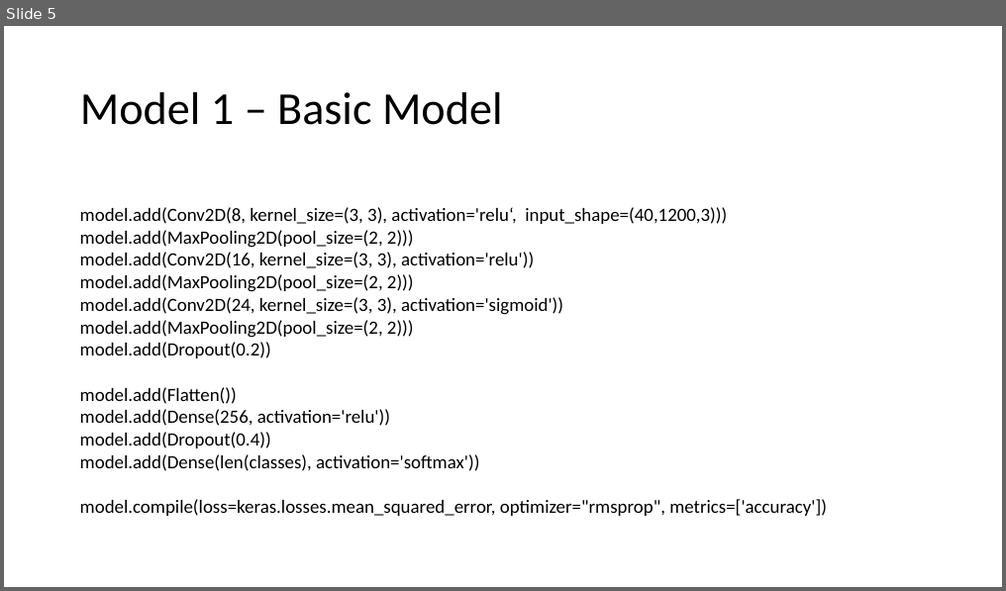
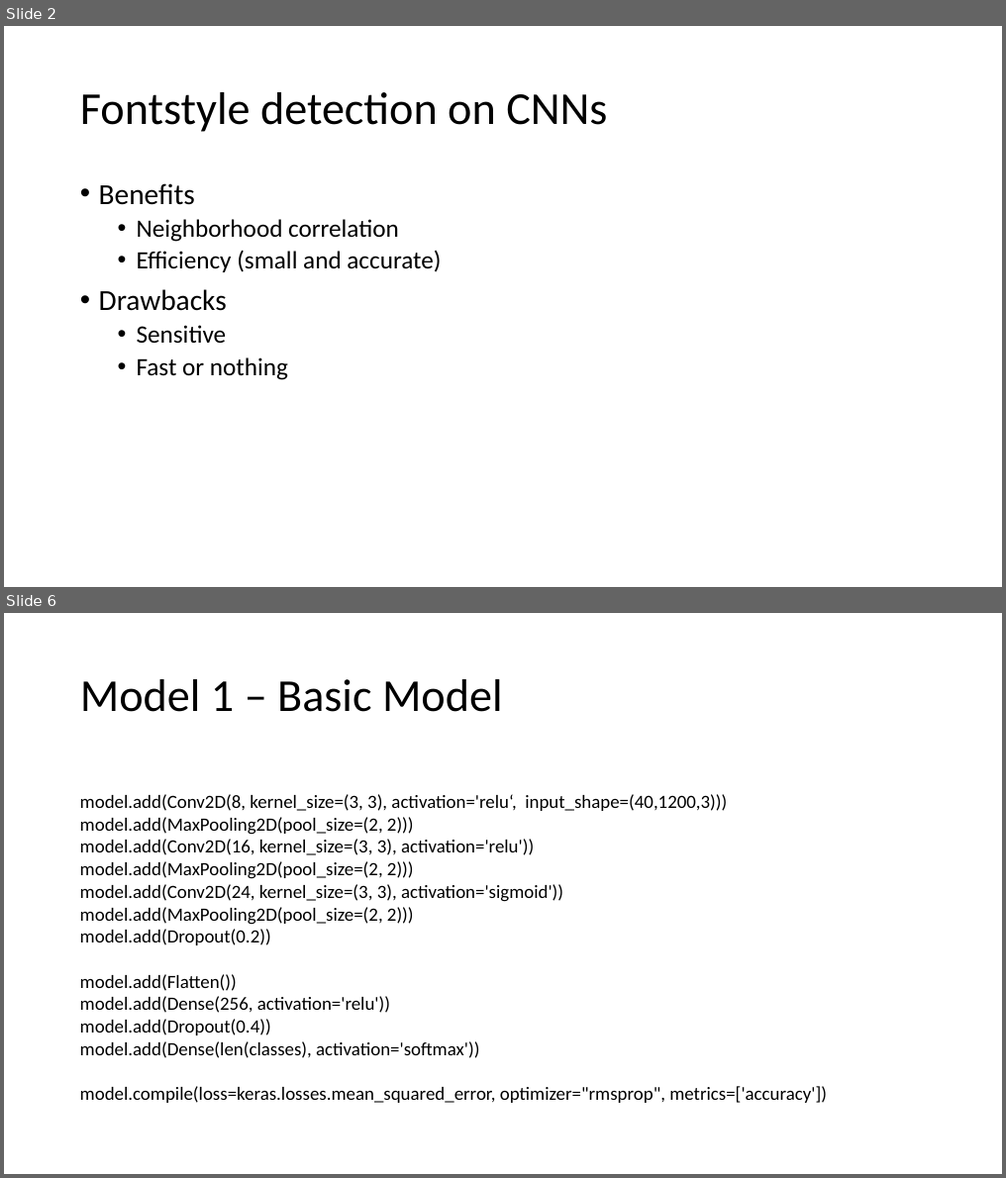
Before and after one commit to alex-ta/Fontinator, a slide deck: NeuronalNet/Alex/Schriftartenerkennung mit CNN.pptx. Shown one above the other, each under a label of ours: slide 5 before the commit, slides 2 and 6 after it; the slides between them are not shown. The pictures are 1006x591 and 1006x1178 pixels, drawn with LibreOffice and Linux fonts; fonts in the diff are those of the drawing. Boxes give left, top, right and bottom in pixels: in the first picture for what was removed or moved away, otherwise in the second. Text is boxed around its words. In the diff, an @@ line names an element or a change of style, - is before the commit and + after.

```diff
--- a/NeuronalNet/Alex/Schriftartenerkennung mit CNN.pptx
+++ b/NeuronalNet/Alex/Schriftartenerkennung mit CNN.pptx
@@ slide 2 added at (x1=4, y1=26, x2=1002, y2=587), background #FFFFFF @@
@@ title added at (x1=80, y1=92, x2=607, y2=132), 44 pt, text #000000 @@
+Fontstyle detection on CNNs
@@ text added at (x1=99, y1=183, x2=441, y2=380), 24 pt, text #000000 @@
+• Benefits
+  • Neighborhood correlation
+  • Efficiency (small and accurate)
+• Drawbacks
+  • Sensitive
+  • Fast or nothing
@@ what was slide 5 is now slide 6 @@
```
Also in this commit, not shown: 6 slides changed, 2 other slides added, 2 slides removed, 1 other file.
